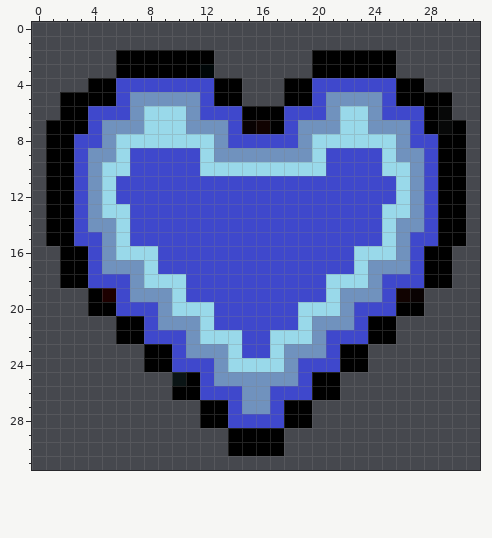
Pixel-art sprite: src/assets/images/Heart.png. The picture above is the old version.
The file is 32x32 pixels. Colours within 5 levels of each other are drawn and written as one.
Once edited:
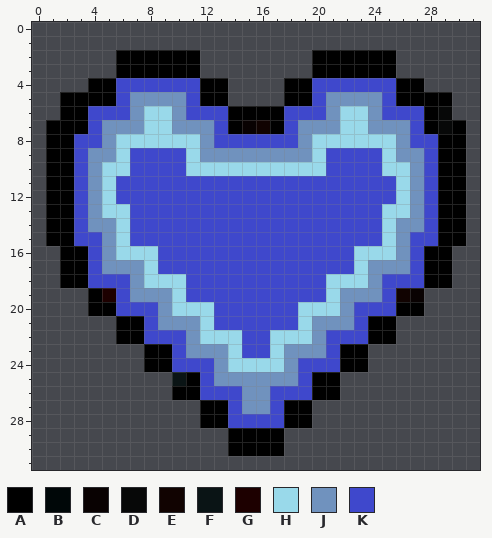
Palette (. is transparent): A #000000  B #000708  C #090202  D #070808  E #110301  F #0a1415  G #1d0000  H #99d9ea  J #7092be  K #3f48cc
Changes in this commit:
@@ x 8..16 @@
  1 .........
- 2 AAAAA....
- 3 AAAAB....
- 4 KKKKKAA..
- 5 JJJJKAA..
- 6 HHHJKKKAA
- 7 HHHJJJKCE
- 8 HHHHHJKKK
- 9 KKKKHJJJJ
-10 KKKKHHHHH
+ 2 AAAA.....
+ 3 AAAA.....
+ 4 KKKKAA...
+ 5 JJJKAA...
+ 6 HHJKKKAAA
+ 7 HHJJJKACE
+ 8 HHHHJKKKK
+ 9 KKKHJJJJJ
+10 KKKHHHHHH
 11 KKKKKKKKK
